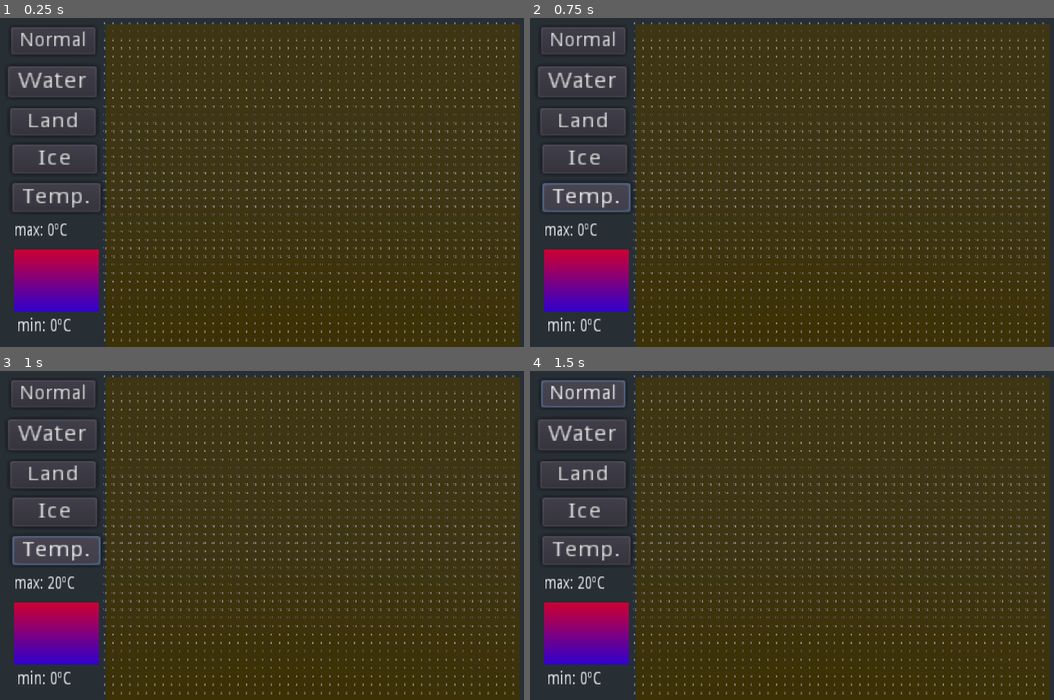
Above: before the commit, frames 1-4 (two rows, left to right).
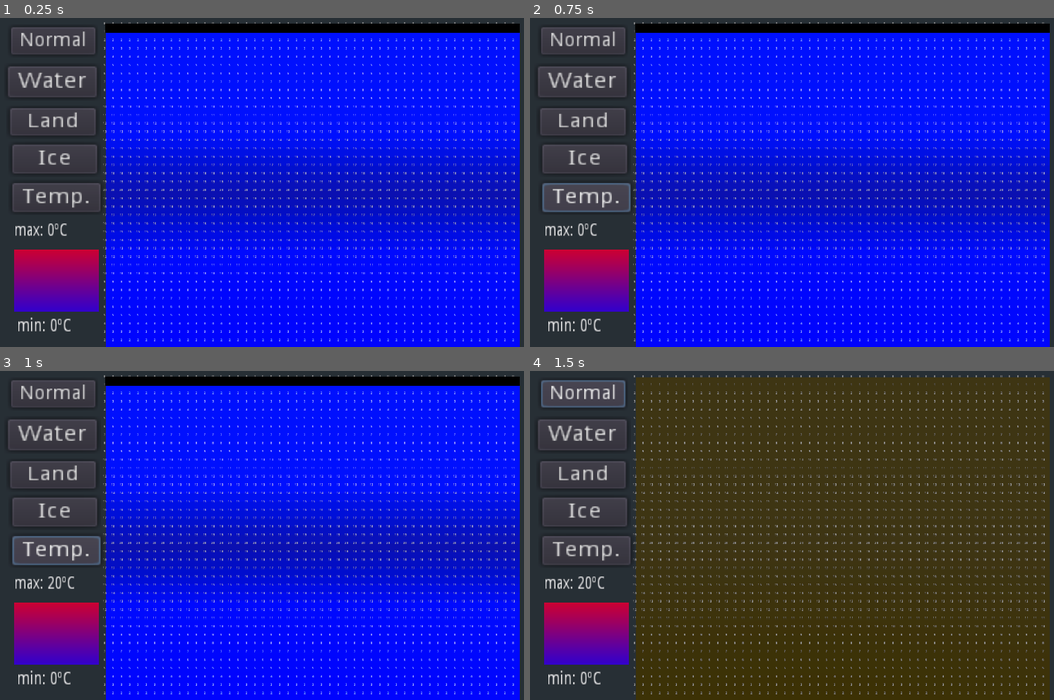
Above: after the commit, the same moments.

Repository: nestorac/earth
Game: Godot game, scene res://Globe.tscn
Two runs of this game, one before a commit and one after it. Both use one fixed random seed, a clock stepped at 60 frames per second and the inputs below.
Inputs:
- Up to frame 1 (0.25 s): no input
- Up to frame 2 (0.75 s): click "Temp." at 0.5 s
- Up to frame 3 (1 s): no input
- Up to frame 4 (1.5 s): click "Normal" at 1.25 s

The runs differ from the first frame. In frame 1, 78% of the frame differs, in the area x 20-100%, y 1-100%; in frame 2, 78%; in frame 3, 78%; in frame 4, nothing differs.
Error before the commit: Invalid call. Nonexistent function 'cubic_interpolate' in base 'Color'. (res://Scripts/Square.gd:120)

Commit message:
We try to add logarithmic representation of colors.

Diff:
--- a/Scripts/GlobalVars.gd
+++ b/Scripts/GlobalVars.gd
@@ -4,3 +4,34 @@
 
 export var color_min = Color (0.0, 0.0, 1.0, 1.0)
 export var color_max = Color (1.0, 0.0, 0.0, 1.0)
+
+func log_color(color_a:Color, color_b:Color, t:float):
+
+	# Calcula el logaritmo de cada componente del color inicial y final
+	var log_r_a = log(color_a.r)
+	var log_g_a = log(color_a.g)
+	var log_b_a = log(color_a.b)
+	var log_a_a = log(color_a.a)
+
+	var log_r_b = log(color_b.r)
+	var log_g_b = log(color_b.g)
+	var log_b_b = log(color_b.b)
+	var log_a_b = log(color_b.a)
+
+	# Interpola los logaritmos de cada componente del color utilizando lerp()
+	var log_r_result = lerp(log_r_a, log_r_b, t)
+	var log_g_result = lerp(log_g_a, log_g_b, t)
+	var log_b_result = lerp(log_b_a, log_b_b, t)
+	var log_a_result = lerp(log_a_a, log_a_b, t)
+
+	# Calcula el antilogaritmo de cada componente interpolado para obtener los valores finales
+	var r = exp(log_r_result)
+	var g = exp(log_g_result)
+	var b = exp(log_b_result)
+	var a = exp(log_a_result)
+
+	# Crea un nuevo color con los componentes interpolados
+	var result = Color(r, g, b, a)
+
+	# Imprime el resultado final
+	return(result)
--- a/Scripts/Square.gd
+++ b/Scripts/Square.gd
@@ -106,18 +106,24 @@
 func draw_square_temp(_min, _max):
 	var material = get_surface_material(0)
 	var value = 0.0
-
-	if _max > 20:
-		_max = 20.0
-
-	if _max == _min:
-		value = _min - temperature_celsius
-	else:
-		value = abs( ( float(_min - temperature_celsius) ) / (float ( (_max - _min) ) ) )
-		print (abs(value))
+#
+#	if _max > 20:
+#		_max = 20.0
+#
+#	if _max == _min:
+#		value = _min - temperature_celsius
+#	else:
+#		value = abs( ( float(_min - temperature_celsius) ) / (float ( (_max - _min) ) ) )
+#		print (abs(value))
 
 #	color = GlobalVars.color_min.linear_interpolate(GlobalVars.color_max, value)
-	color = GlobalVars.color_min.cubic_interpolate(GlobalVars.color_max, value)
+
+
+	value = abs( ( float(_min - temperature_celsius) ) / (float ( (_max - _min) ) ) )
+
+#	color = GlobalVars.log_color(Color(0.0,0.0,1.0,1.0), Color(1.0,0.0,0.0,1.0), value)
+
+	color = GlobalVars.color_min.linear_interpolate(GlobalVars.color_max, log(value))
 
 	print ("Value: ", value)
 
